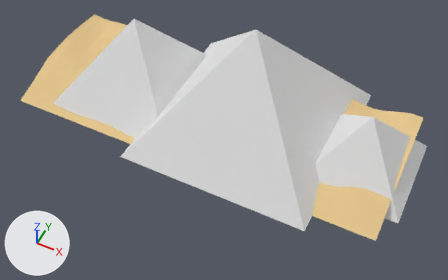
Renders of the FBX model Assets/Integrante4/Art/Egipto/egipto_bg_far.fbx from each side of a commit.
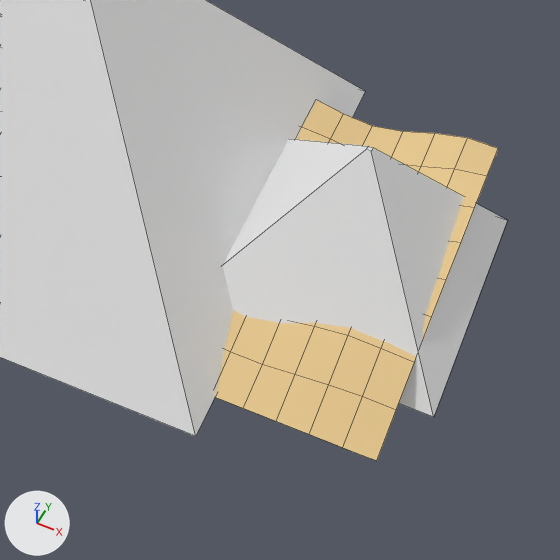
There are two pictures of each version: one whole from a camera (50 mm lens) standing at (32.2, -50.0, 71.4) and looking at (4.4, 5.6, 2.0), one close up on the part from 51% to 100% of the width and 21% to 100% of the height. The lights are fixed; the arrows at lower left show +X, +Y and +Z. The older version's two pictures come first. The close-ups show mesh edges as thin lines. Where no turn or scale is listed for an object, it has been applied to the vertices.

Objects in the first close-up: 'egipto_bg_far'.
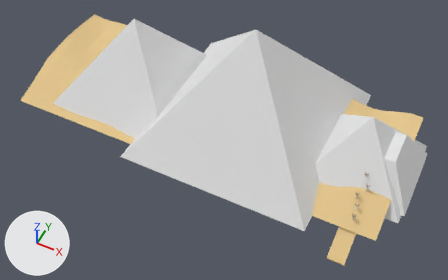
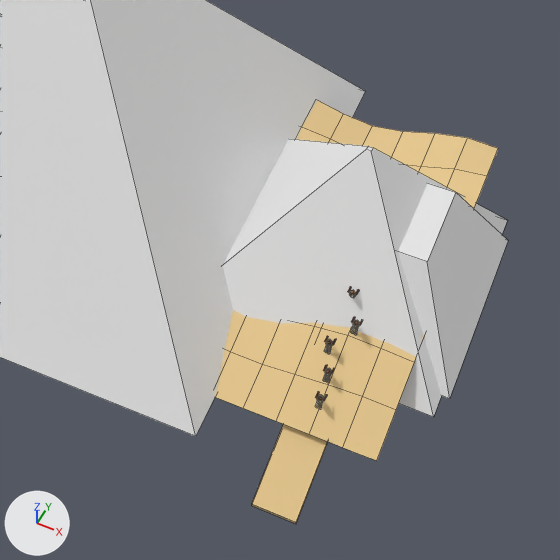
Boxes [x1, y1, x2, y2] around the edits, measured in the close-ups (560 x 560 px):
'egipto_bg_far', reshaped: before [0, 0, 507, 461]; after [0, 0, 508, 524]
part 1 of me_egipto_bg_far, added: after [252, 183, 508, 524]

Edits to the bpy script that builds the scene:
```text
Add mat_egipto_bg_cloth:
    mat_egipto_bg_cloth = principled_material('egipto_bg_cloth')
    mat_egipto_bg_cloth.base_color = (0.891, 0.859, 0.767)  # white #f2eee3
    mat_egipto_bg_cloth.roughness = 0.85
Add mat_egipto_bg_skin:
    mat_egipto_bg_skin = principled_material('egipto_bg_skin')
    mat_egipto_bg_skin.base_color = (0.259, 0.0892, 0.0329)  # brown #8b5433
    mat_egipto_bg_skin.roughness = 0.85
Change me_egipto_bg_far:
    used by ob_egipto_bg_far; location = (0.0, 0.0, 0.0)
    remove me_egipto_bg_far.from_pydata(...)  # 321 vertices, 274 faces; spans x -30.0..31.9, y -2.8..26.8, z 0.0..18.6
    add me_egipto_bg_far.from_pydata(...)  # 677 vertices, 516 faces; spans x -30.0..32.4, y -4.0..26.8, z -2.8..18.6
    me_egipto_bg_far part 1: 296 vertices added at x 19.6..32.4, y -4.0..18.4, z -2.8..6.0
    other edits to the shape of me_egipto_bg_far do not show in these pictures
    add me_egipto_bg_far.materials.append(mat_egipto_bg_cloth)  # white #f2eee3
    add me_egipto_bg_far.materials.append(mat_egipto_bg_skin)  # brown #8b5433
```
